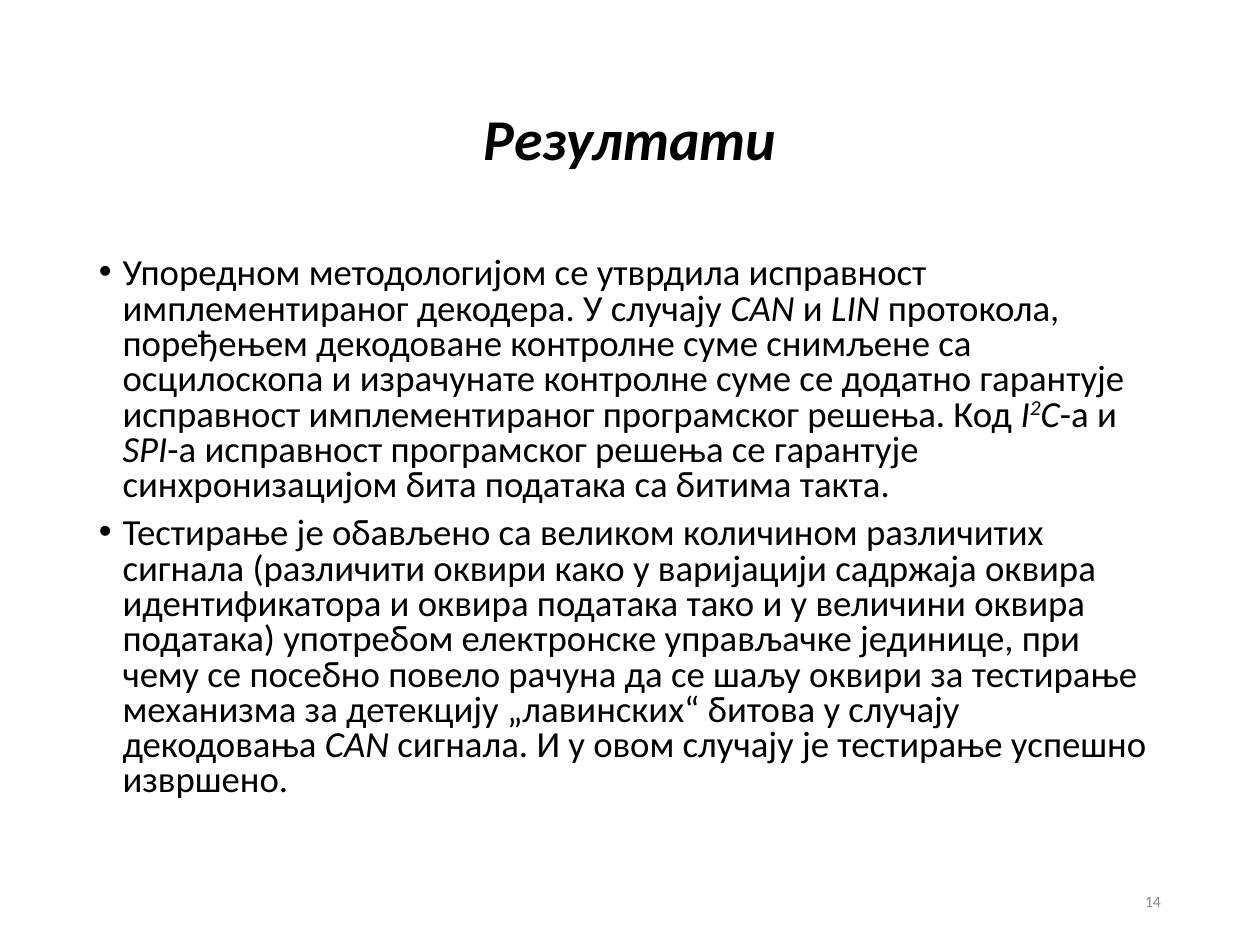
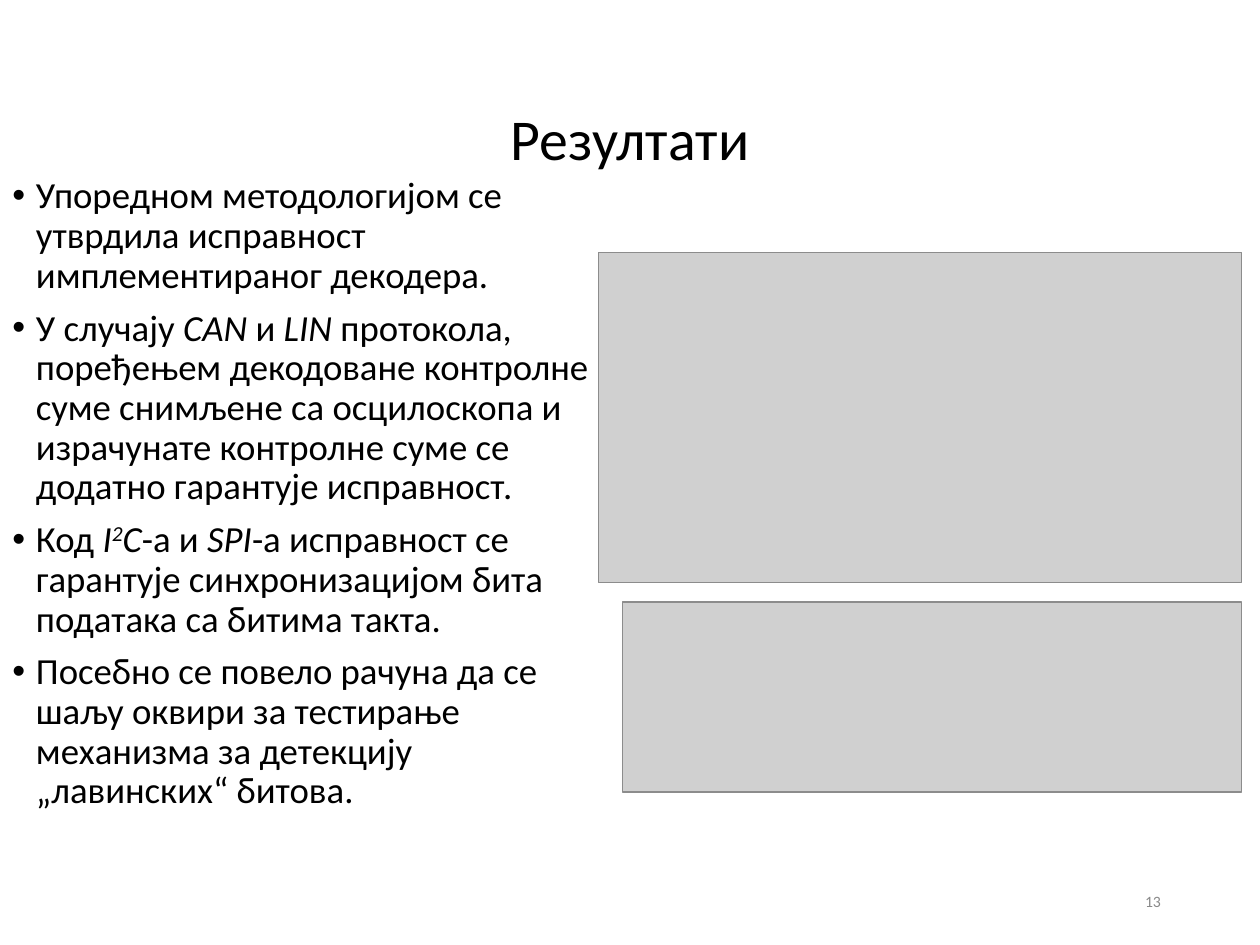
Before and after one commit to fjasic/bsc, a slide deck: slide 13 of documentation/Filip_Jasic_RA46-2014-prezentacija.ppt (slide 14 before the commit). Drawn at 1260x945 pixels with LibreOffice and Linux fonts; fonts in the diff are those of the drawing; grey boxes stand for pictures; background and template pictures are left out. Boxes give left, top, right and bottom in pixels: in the first picture for what was removed or moved away, otherwise in the second. Text is boxed around its words. In the diff, an @@ line names an element or a change of style, - is before the commit and + after.

Commit message:
sve aaa

```diff
--- a/documentation/Filip_Jasic_RA46-2014-prezentacija.ppt
+++ b/documentation/Filip_Jasic_RA46-2014-prezentacija.ppt
@@ title "Резултати" at (x1=510, y1=123, x2=749, y2=170): bold off, italic off @@
@@ text at (x1=36, y1=182, x2=588, y2=809): text changed @@
-• Упоредном методологијом се утврдила исправност имплементираног декодера. У случају CAN и LIN протокола, поређењем декодоване контролне суме снимљене са осцилоскопа и израчунате контролне суме се додатно гарантује исправност имплементираног програмског решења. Код I2C-а и SPI-а исправност програмског решења се гарантује синхронизацијом бита података са битима такта.
-• Тестирање је обављено са великом количином различитих сигнала (различити оквири како у варијацији садржаја оквира идентификатора и оквира података тако и у величини оквира података) употребом електронске управљачке јединице, при чему се посебно повело рачуна да се шаљу оквири за тестирање механизма за детекцију „лавинских“ битова у случају декодовања CAN сигнала. И у овом случају је тестирање успешно извршено.
+• Упоредном методологијом се утврдила исправност имплементираног декодера.
+• У случају CAN и LIN протокола, поређењем декодоване контролне суме снимљене са осцилоскопа и израчунате контролне суме се додатно гарантује исправност.
+• Код I2C-а и SPI-а исправност се гарантује синхронизацијом бита података са битима такта.
+• Посебно се повело рачуна да се шаљу оквири за тестирање механизма за детекцију „лавинских“ битова.
@@ picture added at (x1=598, y1=252, x2=1242, y2=582) @@
@@ picture added at (x1=622, y1=602, x2=1241, y2=793) @@
@@ page number at (x1=1145, y1=897, x2=1161, y2=907): text changed @@
-14
+13
```
Also in this commit, not shown: 11 other slides changed, 2 slides removed.
